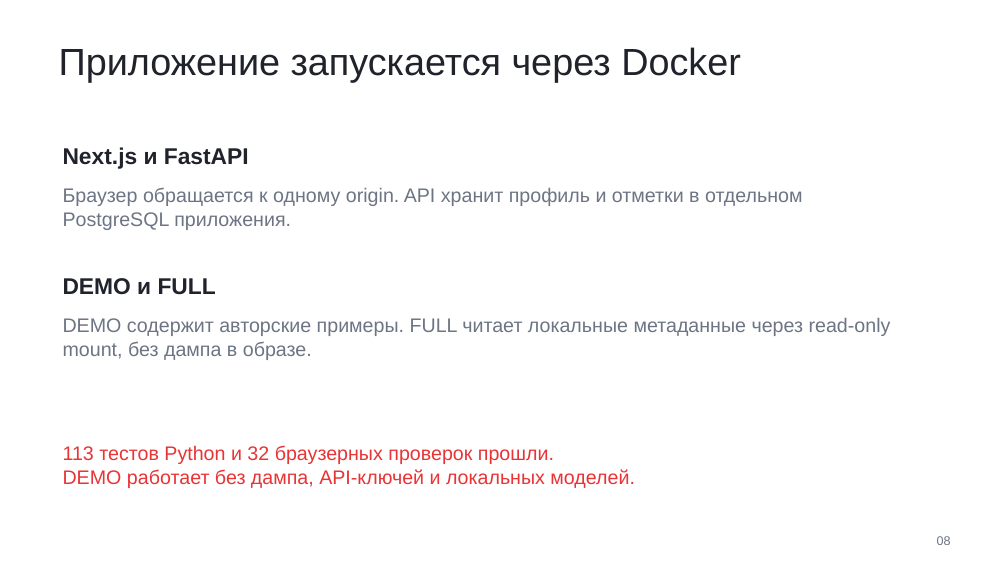
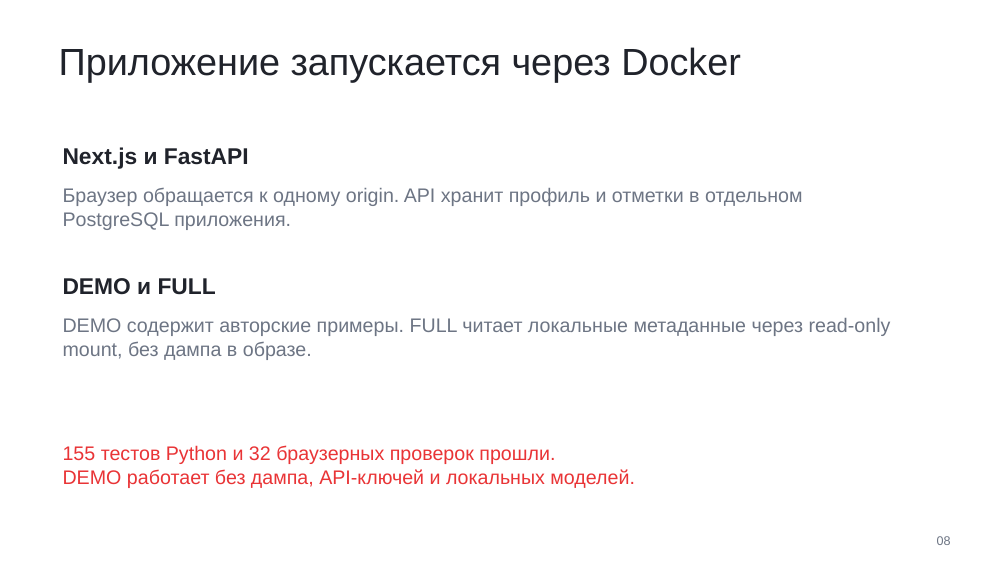
Before and after one commit to Makasinnnnnn/HackAndChange, a slide deck: slide 8 of output/presentation/alfa-route-1.2.pptx. Drawn at 1008x567 pixels with LibreOffice and Linux fonts; fonts in the diff are those of the drawing. Boxes give left, top, right and bottom in pixels: in the first picture for what was removed or moved away, otherwise in the second. Text is boxed around its words. In the diff, an @@ line names an element or a change of style, - is before the commit and + after.

```diff
--- a/output/presentation/alfa-route-1.2.pptx
+++ b/output/presentation/alfa-route-1.2.pptx
@@ text at <box>63,445,555,464</box>: text changed @@
-113 тестов Python и 32 браузерных проверок прошли.
+155 тестов Python и 32 браузерных проверок прошли.
```
Also in this commit, not shown: 2 other slides changed, 28 other files.
